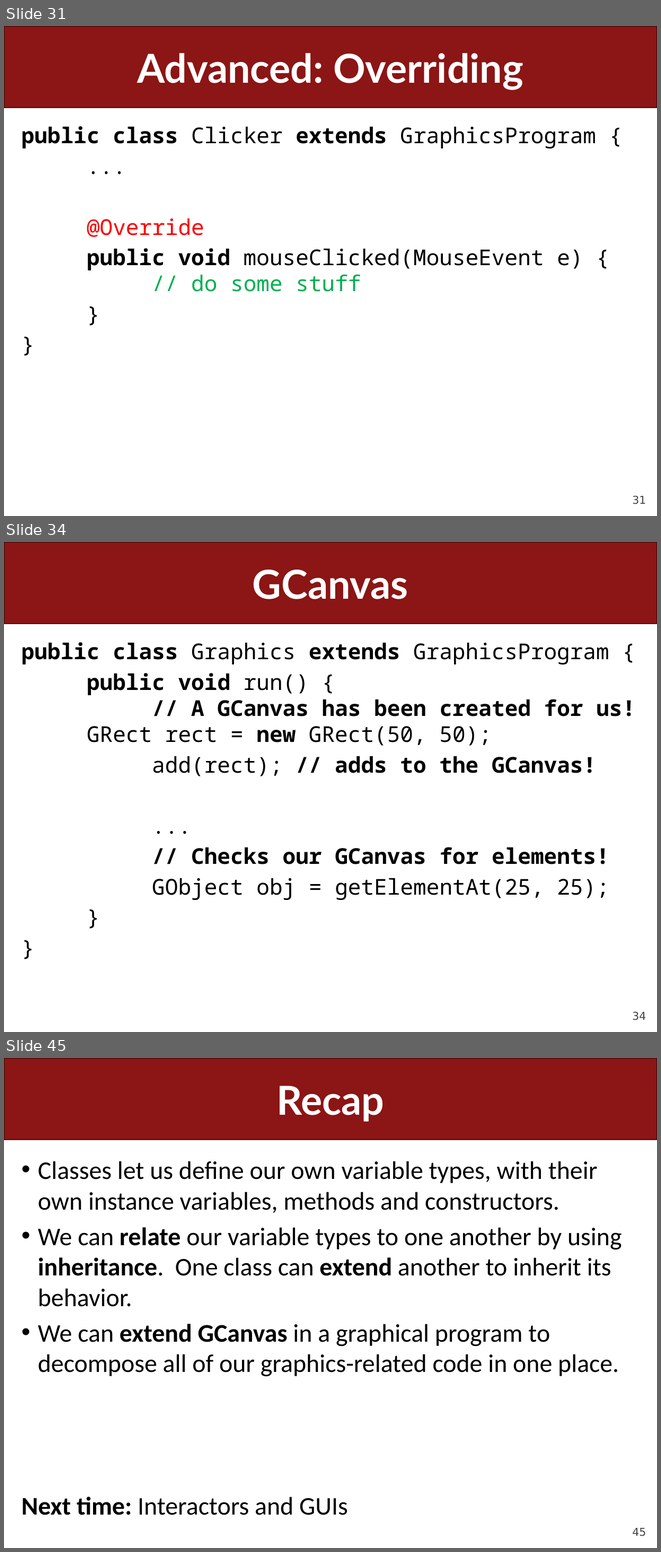
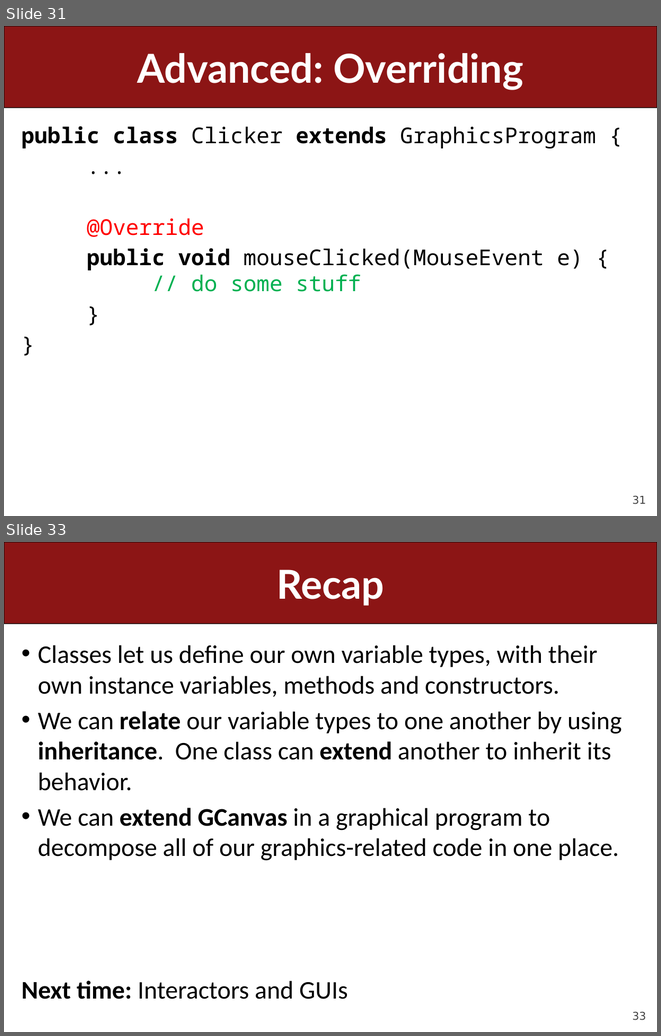
Before and after one commit to ckincaid17/cs106a-summer-2018, a slide deck: WWW/lectures/Lecture22/Lecture22.pptx. Shown one above the other, each under a label of ours: slides 31, 34 and 45 before the commit, slides 31 and 33 after it; the slides between them are not shown. The pictures are 661x1552 and 661x1036 pixels, drawn with LibreOffice and Linux fonts; fonts in the diff are those of the drawing. Boxes give left, top, right and bottom in pixels: in the first picture for what was removed or moved away, otherwise in the second. Text is boxed around its words. In the diff, an @@ line names an element or a change of style, - is before the commit and + after.

```diff
--- a/WWW/lectures/Lecture22/Lecture22.pptx
+++ b/WWW/lectures/Lecture22/Lecture22.pptx
@@ slide 34 removed at [4,542,657,1032], background #FFFFFF; not listed: 2 template elements that a slide beside it also shows @@
@@ title removed at [253,570,408,599] @@
-GCanvas
@@ text removed at [21,642,635,900] @@
-public class Graphics extends GraphicsProgram {
-public void run() {
-// A GCanvas has been created for us! GRect rect = new GRect(50, 50);
-add(rect); // adds to the GCanvas!
-...
-// Checks our GCanvas for elements!
-GObject obj = getElementAt(25, 25);
-}
-}
@@ what was slide 45 is now slide 33 @@
@@ page number at [632,1011,646,1020]: text changed @@
-45
+33
```
Also in this commit, not shown: 9 slides changed, 11 other slides removed, 10 other files.
